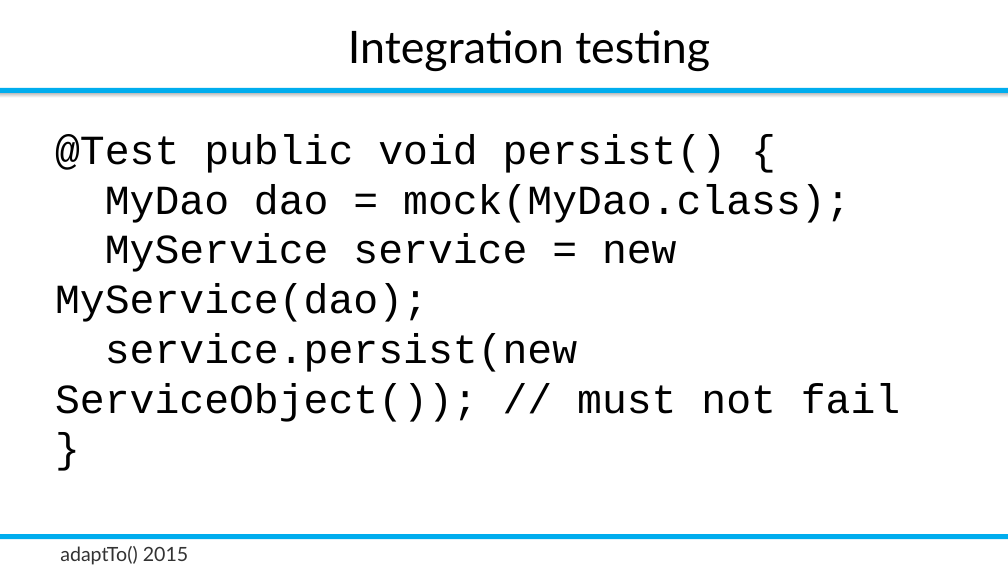
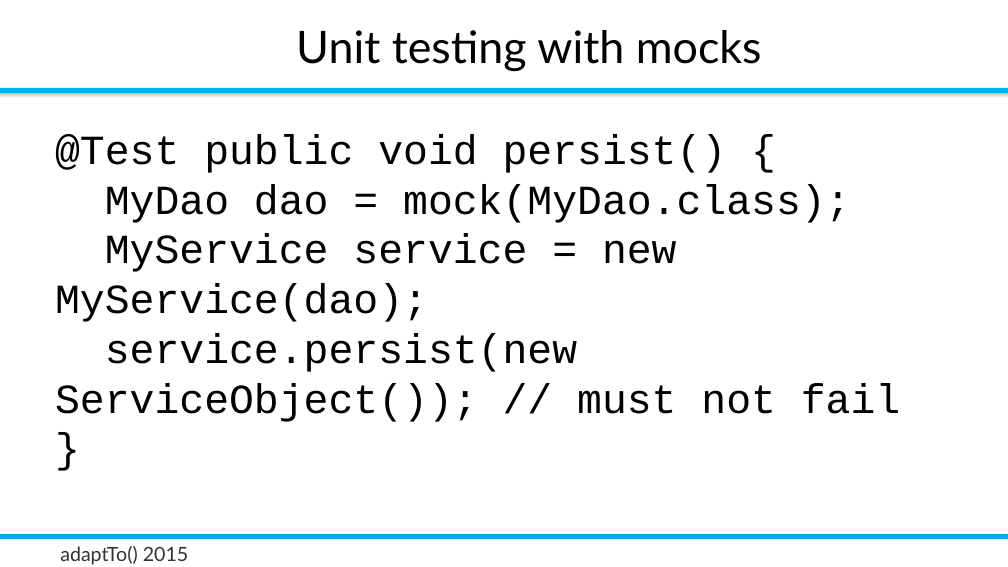
Before and after one commit to rombert/talks, a slide deck: slide 7 of adaptTo2015/How_Do_I_Test_My_Sling_Application-Robert_Munteanu.odp (slide 8 before the commit). Drawn at 1008x567 pixels with LibreOffice and Linux fonts; fonts in the diff are those of the drawing; background and template pictures are left out. Boxes give left, top, right and bottom in pixels: in the first picture for what was removed or moved away, otherwise in the second. Text is boxed around its words. In the diff, an @@ line names an element or a change of style, - is before the commit and + after.

```diff
--- a/adaptTo2015/How_Do_I_Test_My_Sling_Application-Robert_Munteanu.odp
+++ b/adaptTo2015/How_Do_I_Test_My_Sling_Application-Robert_Munteanu.odp
@@ title at <box>296,30,762,72</box>: text changed @@
-Integration testing
+Unit testing with mocks
```
Also in this commit, not shown: 4 other slides changed, 4 slides added, 2 slides removed, 1 other file.
